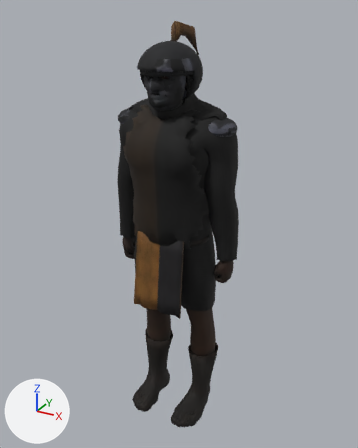
Renders of the glTF model game/models/cast/arpello.glb from each side of a commit.
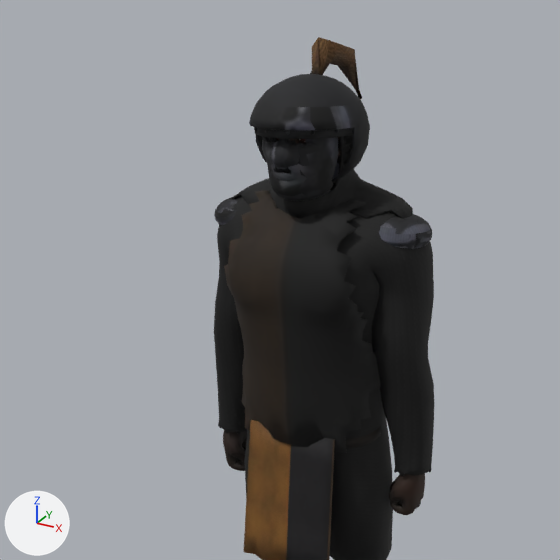
Each version is shown whole from a camera (50 mm lens) standing at (1.19, -2.15, 2.25) and looking at (0.0, 0.02, 1.16), then close up on the part from 0% to 86% of the width and 0% to 69% of the height. Arrows for +X, +Y and +Z are at lower left; the lights stay in place. The older version's two pictures come first. Vertices at exactly the same position are counted once.

Script lines for the objects in view, before the commit:
```python
me_dome = bpy.data.meshes.new('dome')
me_dome.from_pydata(...)  # 1875 vertices, 3694 faces; spans x -0.15..0.15, y -0.236..0.102, z 1.801..2.105
me_dome.materials.append(mat_helm_mat)  # picture img_helm_tex
me_pauldron_l = bpy.data.meshes.new('pauldron_l')
me_pauldron_l.from_pydata(...)  # a UV sphere (20 segments, 12 rings, poles along z) spanning x 0.149..0.326, y -0.108..0.061, z 1.673..1.775; a UV sphere (20 segments, 12 rings, poles along z) spanning x 0.155..0.32, y -0.102..0.055, z 1.679..1.769
me_pauldron_l.materials.append(mat_pauldron_l_mat)  # picture img_pauldron_l_tex
me_pauldron_r = bpy.data.meshes.new('pauldron_r')
me_pauldron_r.from_pydata(...)  # a UV sphere (20 segments, 12 rings, poles along z) spanning x -0.326..-0.149, y -0.108..0.061, z 1.673..1.775; a UV sphere (20 segments, 12 rings, poles along z) spanning x -0.32..-0.155, y -0.102..0.055, z 1.679..1.769
me_pauldron_r.materials.append(mat_pauldron_r_mat)  # picture img_pauldron_r_tex
me_tabard_skirt_f = bpy.data.meshes.new('tabard_skirt_f')
me_tabard_skirt_f.from_pydata(...)  # 126 vertices, 248 faces; spans x -0.147..0.147, y -0.244..-0.175, z 0.75..1.173
me_tabard_skirt_f.materials.append(mat_tabard_skirt_f_mat)  # picture img_tabard_skirt_f_tex
ob_helm = bpy.data.objects.new('helm', me_dome)
ob_helm.location = (0.0, 0.0, 0.0)
ob_pauldron_l = bpy.data.objects.new('pauldron_l', me_pauldron_l)
ob_pauldron_l.location = (0.0, 0.0, 0.0)
ob_pauldron_r = bpy.data.objects.new('pauldron_r', me_pauldron_r)
ob_pauldron_r.location = (0.0, 0.0, 0.0)
ob_tabard_skirt_f = bpy.data.objects.new('tabard_skirt_f', me_tabard_skirt_f)
ob_tabard_skirt_f.location = (0.0, 0.0, 0.0)
# also in view: 'gloves' at (0.0, -0.02, 0.99); 'shirt' at (0.0, -0.04, 1.29); 'plume' at (0.0, 0.08, 2.11); 'tabard' at (0.0, -0.04, 1.47); 'aventail' at (0.0, -0.02, 1.87)
```
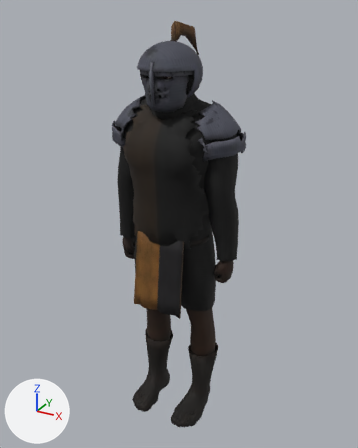
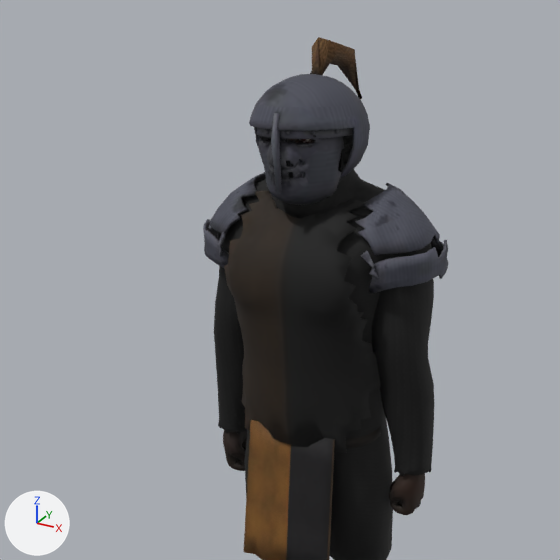
Pixel boxes (x1, y1, x2, y2) of what changed, in the close-ups (560 x 560 px; the box of a moved part takes in the faces that stretch with it):
'helm', reshaped: before (249, 74, 370, 201); after (249, 74, 370, 205)
'pauldron_l', reshaped: before (379, 214, 432, 249); after (355, 183, 448, 293)
'pauldron_r', reshaped: before (214, 197, 237, 225); after (203, 172, 266, 268)
part 1 of me_dome, added: after (271, 113, 282, 194)
part 2 of me_dome, moved or reshaped: before (249, 74, 370, 201); after (249, 74, 370, 205)
part 3 of me_dome, surface changed (lighter): (251, 76, 370, 178) in both
part 4 of me_pauldron_l, rebuilt: before (379, 214, 432, 249); after (355, 183, 440, 255)
part 5 of me_pauldron_l, added: after (361, 240, 448, 293)
part 6 of me_pauldron_r, rebuilt: before (214, 197, 237, 225); after (209, 172, 266, 235)
part 7 of me_pauldron_r, added: after (203, 219, 229, 268)

What changed in the scene script:
```text
Change me_dome:
    used by ob_helm; location = (0.0, 0.0, 0.0)
    remove me_dome.from_pydata(...)  # 1875 vertices, 3694 faces; spans x -0.15..0.15, y -0.236..0.102, z 1.801..2.105
    add me_dome.from_pydata(...)  # 2163 vertices, 4294 faces; spans x -0.15..0.15, y -0.245..0.102, z 1.792..2.105
    me_dome part 1: a new loose piece of 15 vertices spanning x -0.01..0.011, y -0.245..-0.216, z 1.835..2.026, in mat_helm_mat (picture img_helm_tex)
    me_dome part 2: 16 vertices moved from x -0.012..0.045, y -0.205..-0.16, z 1.891..1.954 to x -0.012..0.057, y -0.209..-0.152, z 1.838..1.953; 1234 vertices removed from x -0.137..0.137, y -0.228..0.089, z 1.801..2.104; 1249 vertices added at x -0.14..0.14, y -0.231..0.088, z 1.792..2.104
    me_dome part 3: 894 kept faces spanning x -0.15..0.15, y -0.236..0.102, z 1.827..2.104 get new texture (UV) coordinates
    other edits to the shape of me_dome do not show in these pictures
Change me_pauldron_l:
    used by ob_pauldron_l; location = (0.0, 0.0, 0.0)
    remove me_pauldron_l.from_pydata(...)  # 444 vertices, 880 faces; spans x 0.149..0.326, y -0.108..0.061, z 1.673..1.775
    add me_pauldron_l.from_pydata(...)  # 290 vertices, 572 faces; spans x 0.157..0.363, y -0.178..0.141, z 1.581..1.839
    me_pauldron_l part 4: the loose piece of 222 vertices spanning x 0.149..0.326, y -0.108..0.061, z 1.673..1.775 is rebuilt with 124 vertices and now spans x 0.158..0.339, y -0.146..0.125, z 1.678..1.839
    me_pauldron_l part 5: a new loose piece of 166 vertices spanning x 0.157..0.363, y -0.178..0.141, z 1.581..1.705, in mat_pauldron_l_mat (picture img_pauldron_l_tex)
    other edits to the shape of me_pauldron_l do not show in these pictures
Change me_pauldron_r:
    used by ob_pauldron_r; location = (0.0, 0.0, 0.0)
    remove me_pauldron_r.from_pydata(...)  # 444 vertices, 880 faces; spans x -0.326..-0.149, y -0.108..0.061, z 1.673..1.775
    add me_pauldron_r.from_pydata(...)  # 290 vertices, 572 faces; spans x -0.363..-0.157, y -0.178..0.141, z 1.581..1.839
    me_pauldron_r part 6: the loose piece of 222 vertices spanning x -0.326..-0.149, y -0.108..0.061, z 1.673..1.775 is rebuilt with 124 vertices and now spans x -0.339..-0.158, y -0.146..0.125, z 1.678..1.839
    me_pauldron_r part 7: a new loose piece of 166 vertices spanning x -0.363..-0.157, y -0.178..0.141, z 1.581..1.705, in mat_pauldron_r_mat (picture img_pauldron_r_tex)
    other edits to the shape of me_pauldron_r do not show in these pictures
```
